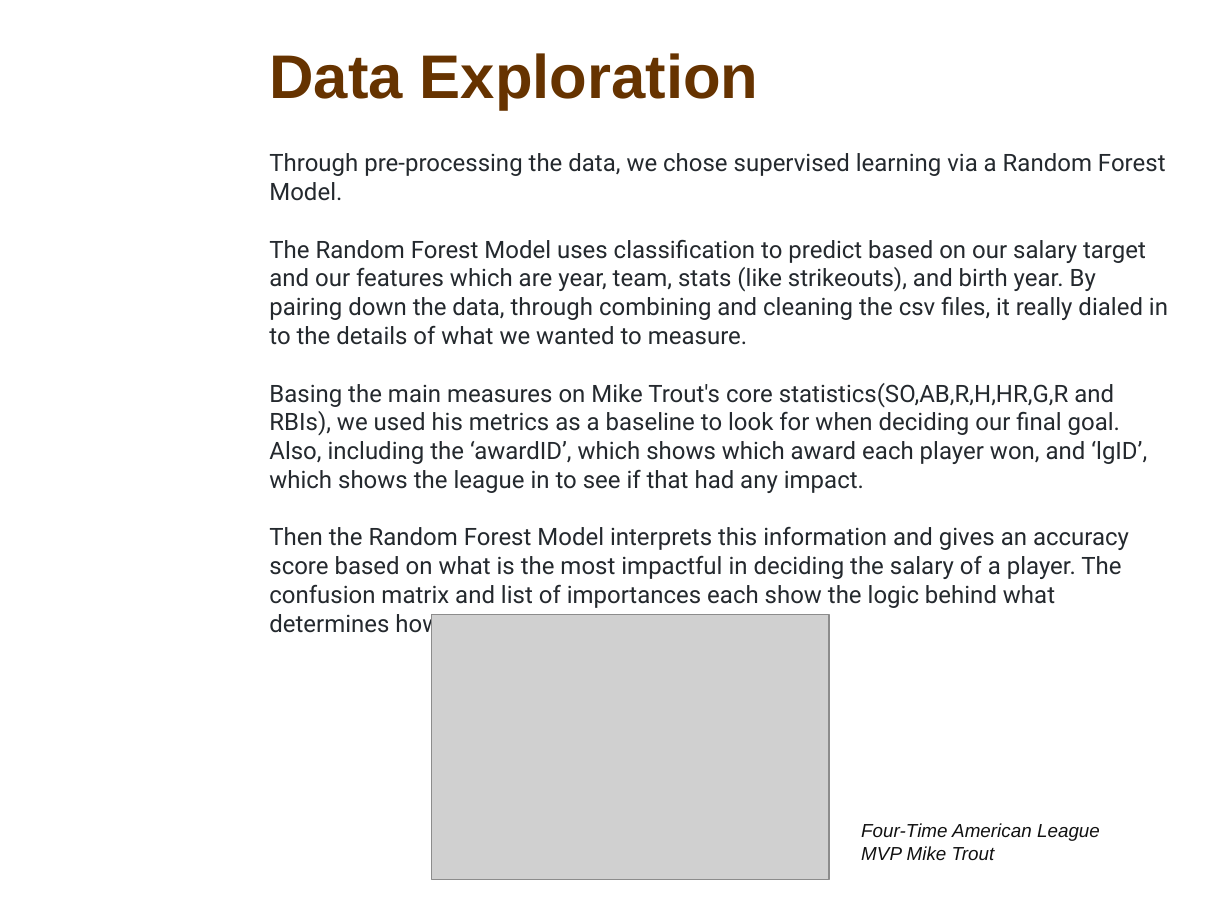
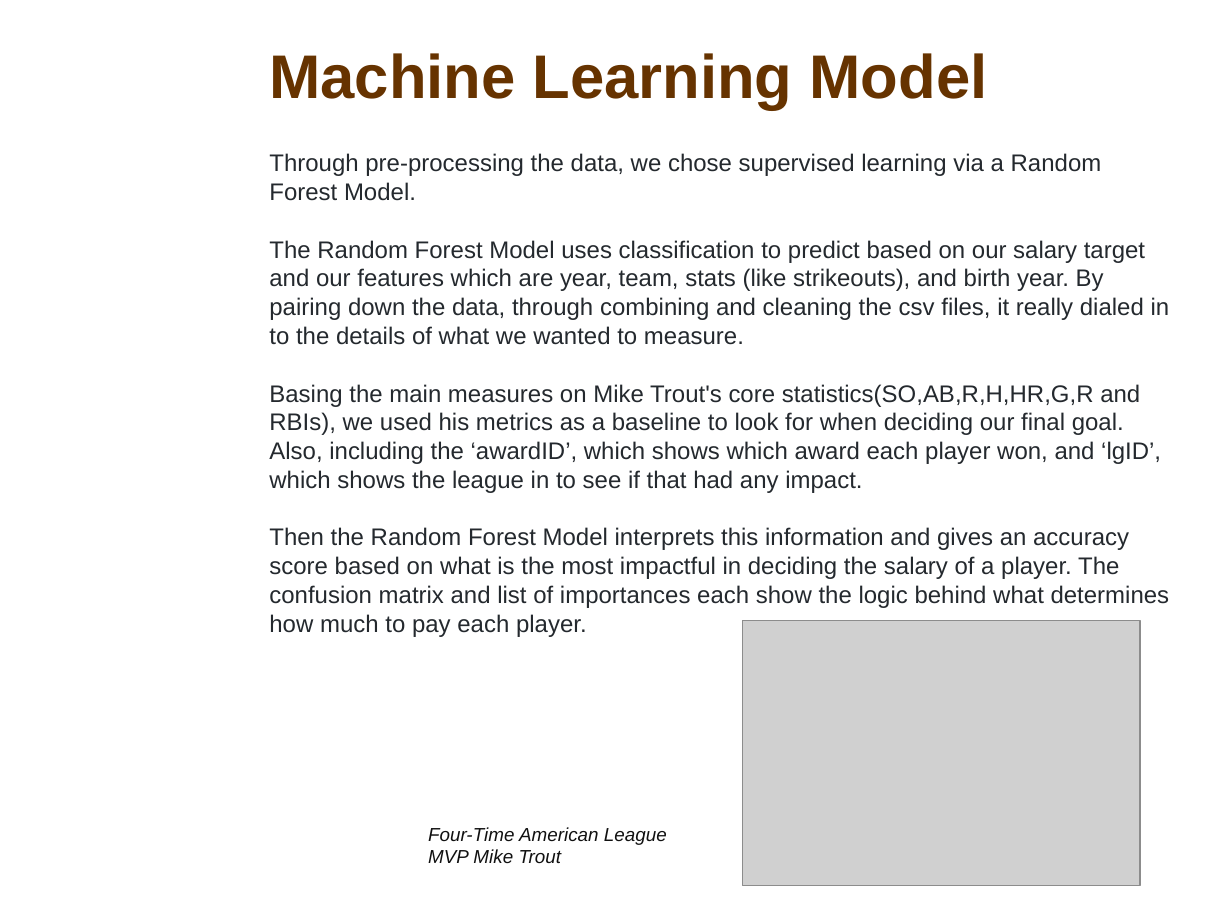
Before and after one commit to davidfashbinder/final_project, a slide deck: slide 6 of Final Presentation.pptx (slide 5 before the commit). Drawn at 1232x924 pixels with LibreOffice and Linux fonts; fonts in the diff are those of the drawing; grey boxes stand for pictures; background and template pictures are left out. Boxes give left, top, right and bottom in pixels: in the first picture for what was removed or moved away, otherwise in the second. Text is boxed around its words. In the diff, an @@ line names an element or a change of style, - is before the commit and + after.

```diff
--- a/Final Presentation.pptx
+++ b/Final Presentation.pptx
@@ title at box(269, 53, 988, 110): text changed @@
-Data Exploration
+Machine Learning Model
@@ text "Through pre-processing the data, we ..." at box(269, 153, 1170, 637): font Roboto to Arial @@
@@ picture: place and size @@
-picture at box(431, 615, 829, 880)
+picture at box(742, 621, 1140, 886)
@@ text "Four-Time American League MVP Mike ...": place and size @@
-text "Four-Time American League MVP Mike ..." at box(861, 823, 1100, 860)
+text "Four-Time American League MVP Mike ..." at box(428, 827, 667, 863)
```
Also in this commit, not shown: 2 other slides changed, 3 slides added, 2 other files.
